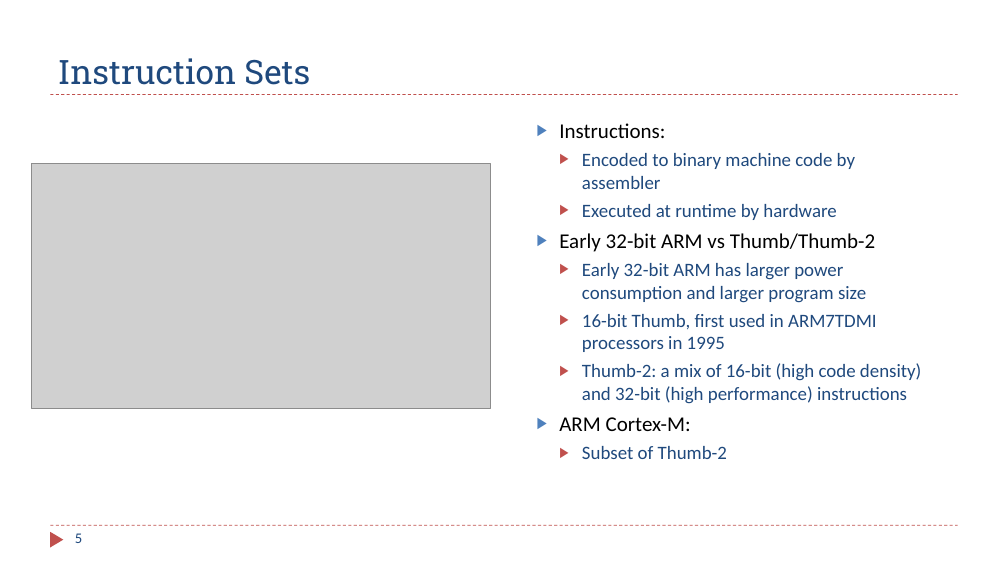
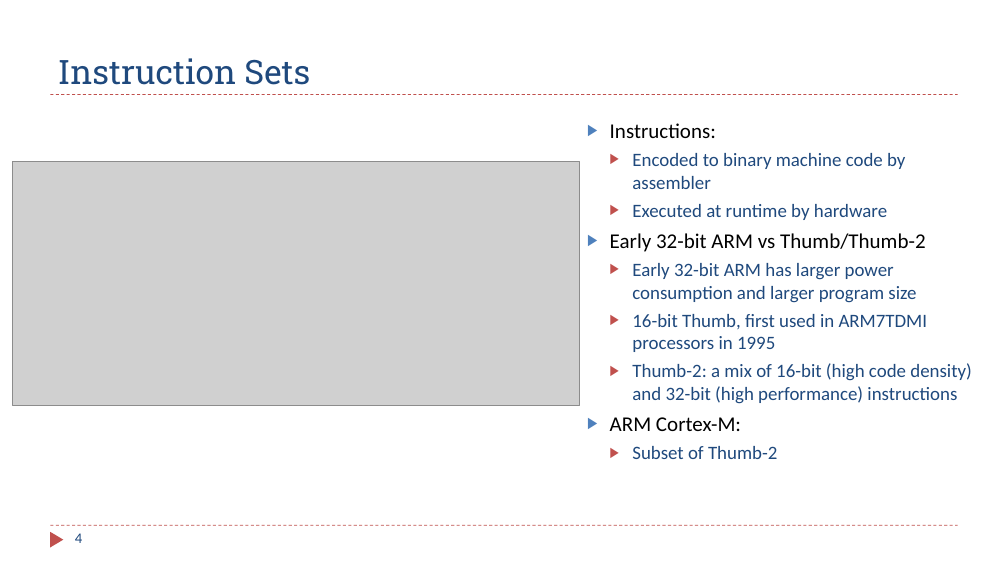
Before and after one commit to guhofstra/CSC111Fa26, a slide deck: slide 4 of PPTs/Ch3_ARM_ISA.pptx (slide 5 before the commit). Drawn at 1008x567 pixels with LibreOffice and Linux fonts; fonts in the diff are those of the drawing; grey boxes stand for pictures. Boxes give left, top, right and bottom in pixels: in the first picture for what was removed or moved away, otherwise in the second. Text is boxed around its words. In the diff, an @@ line names an element or a change of style, - is before the commit and + after.

```diff
--- a/PPTs/Ch3_ARM_ISA.pptx
+++ b/PPTs/Ch3_ARM_ISA.pptx
@@ text "Instructions:": place and size @@
-text "Instructions:" at bbox=[559, 123, 922, 459]
+text "Instructions:" at bbox=[610, 123, 972, 459]
@@ picture: place and size @@
-picture at bbox=[32, 164, 492, 408]
+picture at bbox=[13, 161, 580, 405]
@@ page number at bbox=[75, 533, 82, 543]: text changed @@
-5
+4
```
Also in this commit, not shown: 5 other slides changed, 1 slide removed.
